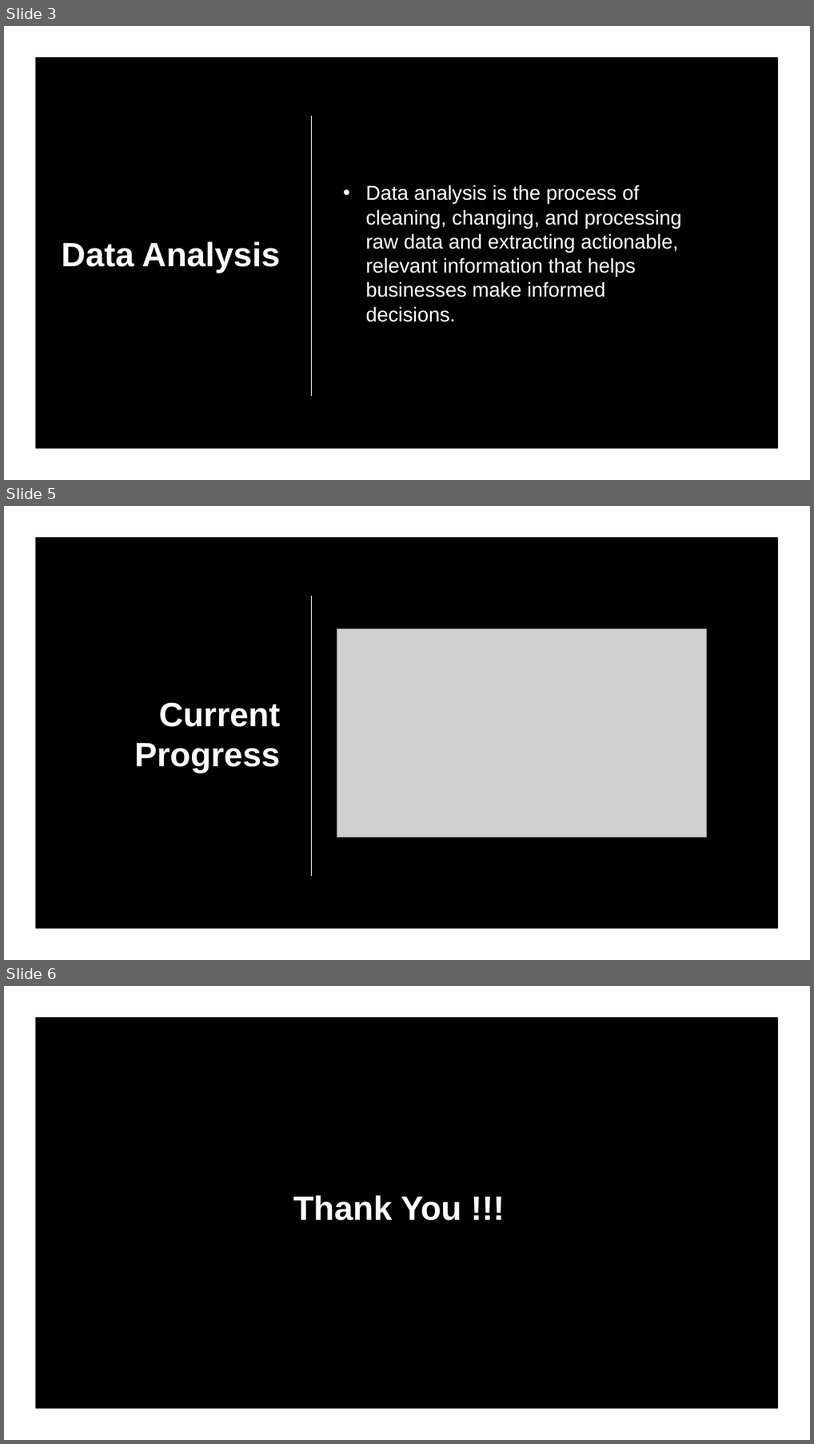
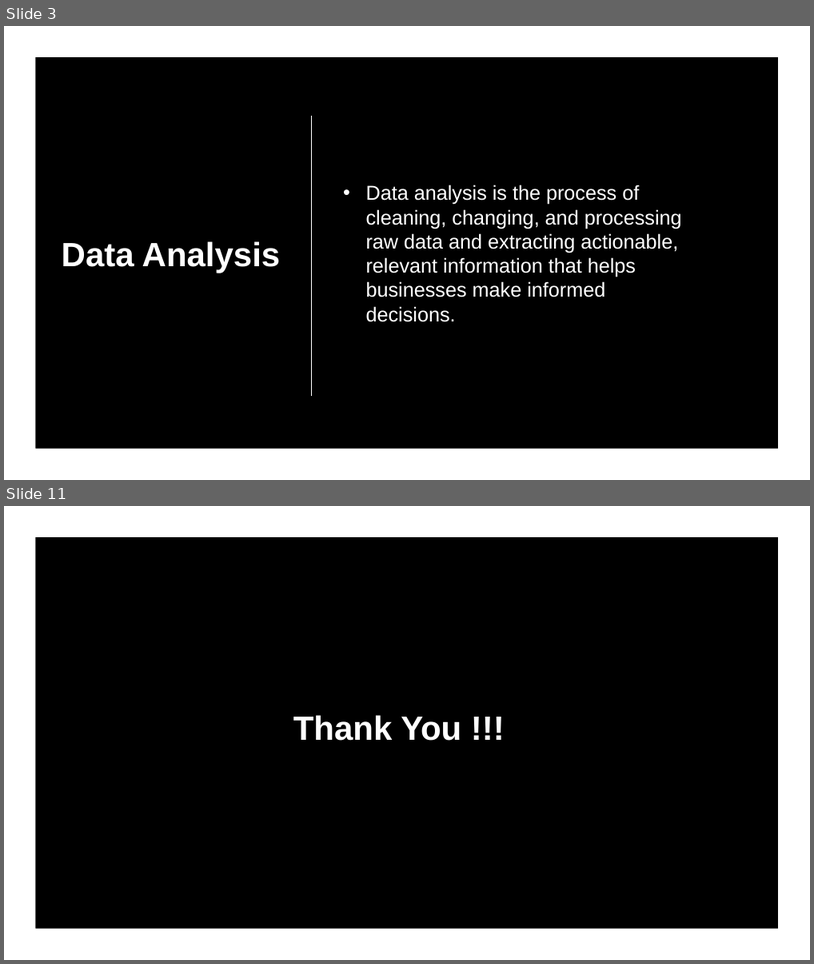
Before and after one commit to ideepankarsharma2003/BCA, a slide deck: MOOCS/PHASE II/Data Analysis with R Programming.pptx. Shown one above the other, each under a label of ours: slides 3, 5 and 6 before the commit, slides 3 and 11 after it; the slides between them are not shown. The pictures are 814x1444 and 814x964 pixels, drawn with LibreOffice and Linux fonts; fonts in the diff are those of the drawing; grey boxes stand for pictures; background and template pictures are left out. Boxes give left, top, right and bottom in pixels: in the first picture for what was removed or moved away, otherwise in the second. Text is boxed around its words. In the diff, an @@ line names an element or a change of style, - is before the commit and + after.

```diff
--- a/MOOCS/PHASE II/Data Analysis with R Programming.pptx
+++ b/MOOCS/PHASE II/Data Analysis with R Programming.pptx
@@ slide 5 removed at (x1=4, y1=506, x2=810, y2=960), background picture (left out) @@
@@ freeform shape removed at (x1=4, y1=506, x2=810, y2=960) @@
@@ line removed from (312, 596) to (312, 876) @@
@@ picture removed at (x1=338, y1=629, x2=706, y2=836) @@
@@ title removed at (x1=134, y1=702, x2=280, y2=772) @@
-Current Progress
@@ what was slide 6 is now slide 11 @@
```
Also in this commit, not shown: 1 slide changed, 6 slides added, 3 other files.
